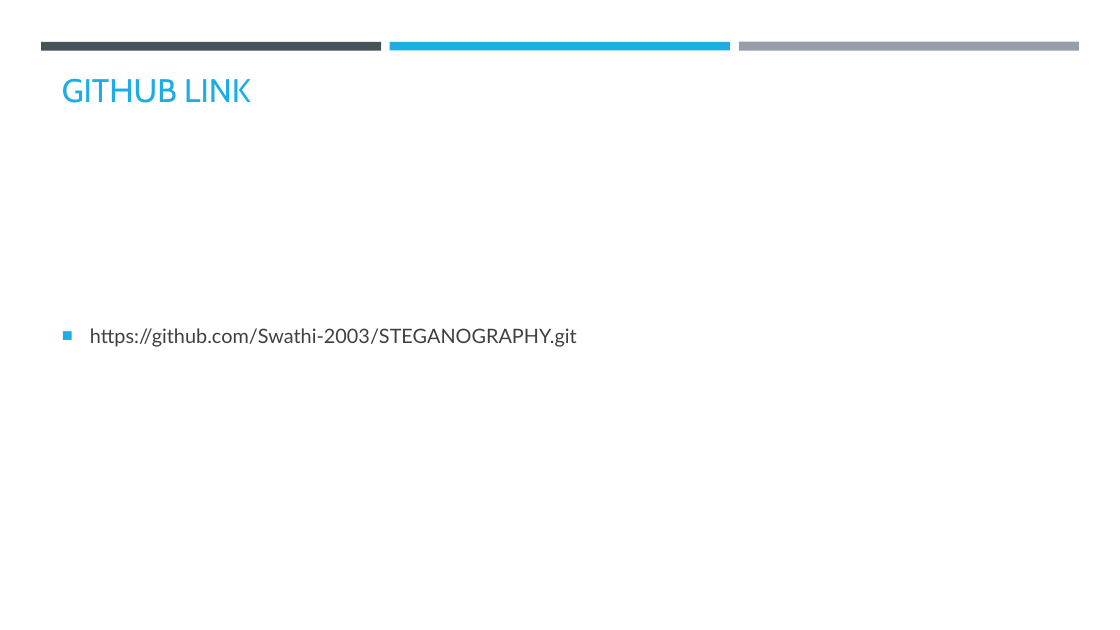
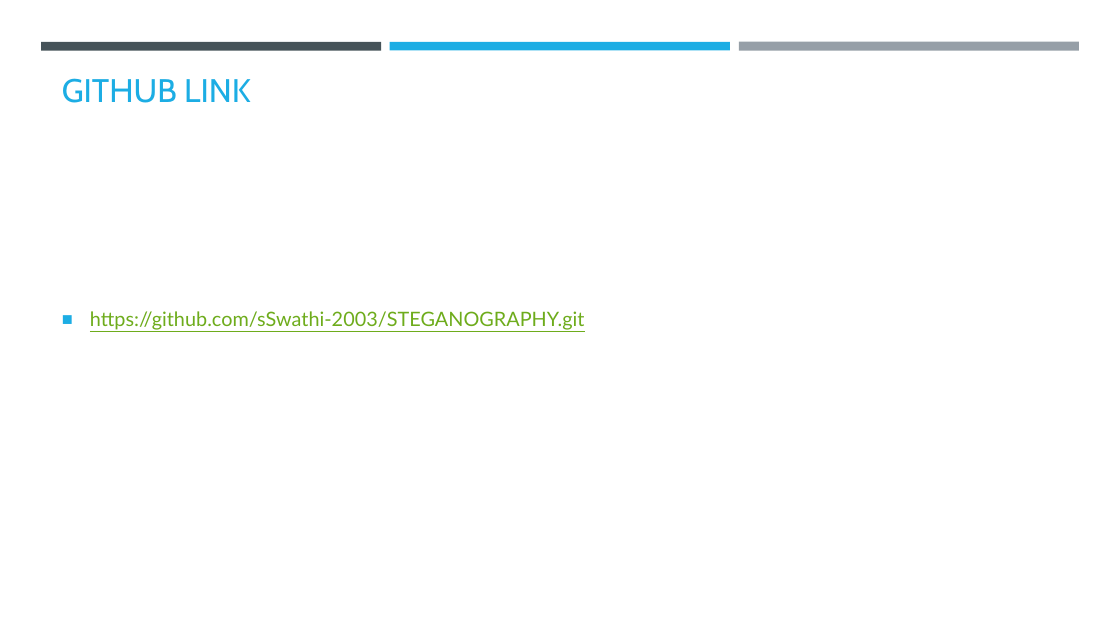
Before and after one commit to Swathi-2003/STEGANOGRAPHY, a slide deck: slide 9 of AICTE_STEGANOGRAPHY.pptx. Drawn at 1120x630 pixels with LibreOffice and Linux fonts; fonts in the diff are those of the drawing; background and template pictures are left out. Boxes give left, top, right and bottom in pixels: in the first picture for what was removed or moved away, otherwise in the second. Text is boxed around its words. In the diff, an @@ line names an element or a change of style, - is before the commit and + after.

```diff
--- a/AICTE_STEGANOGRAPHY.pptx
+++ b/AICTE_STEGANOGRAPHY.pptx
@@ text at <box>90,311,585,330</box>: text changed; text colour #404040 to #6EAC1C @@
-■ https://github.com/Swathi-2003/STEGANOGRAPHY.git
+■ https://github.com/sSwathi-2003/STEGANOGRAPHY.git
```
